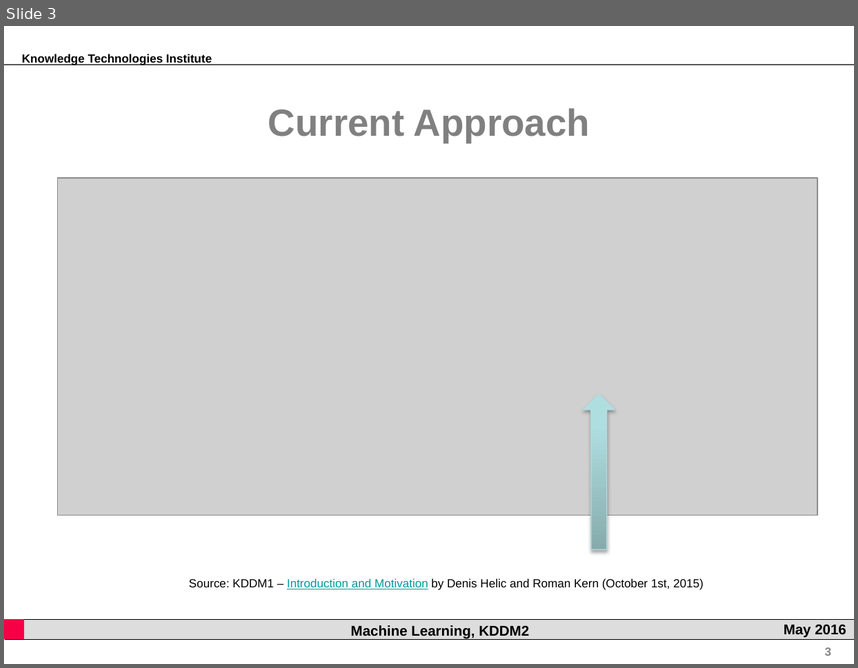
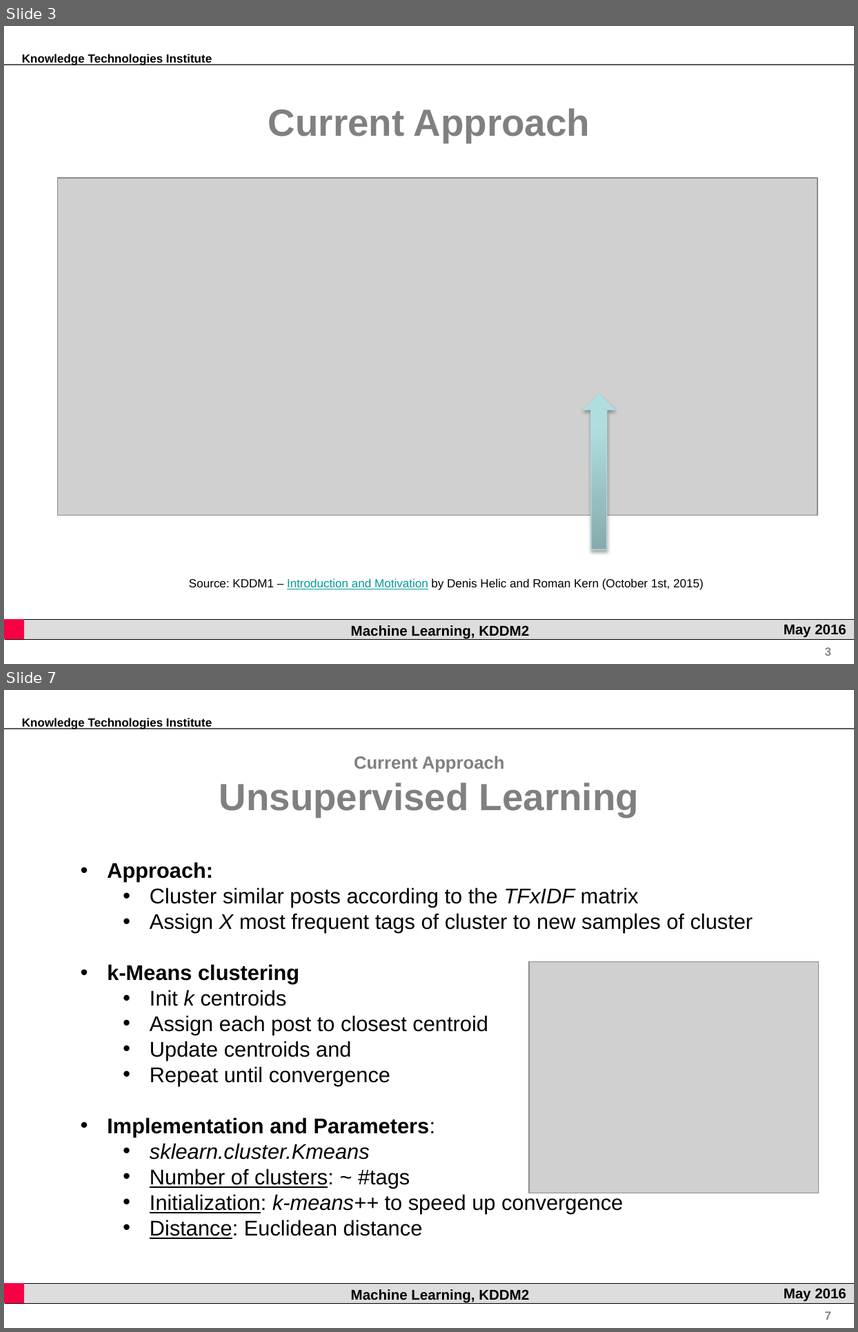
Before and after one commit to rsamer/MLSE, a slide deck: presentation/interim/Presentation.pptx. Shown one above the other, each under a label of ours: slide 3 before the commit, slides 3 and 7 after it; the slides between them are not shown. The pictures are 858x668 and 858x1332 pixels, drawn with LibreOffice and Linux fonts; fonts in the diff are those of the drawing; grey boxes stand for pictures; background and template pictures are left out. Boxes give left, top, right and bottom in pixels: in the first picture for what was removed or moved away, otherwise in the second. Text is boxed around its words. In the diff, an @@ line names an element or a change of style, - is before the commit and + after.

```diff
--- a/presentation/interim/Presentation.pptx
+++ b/presentation/interim/Presentation.pptx
@@ slide 7 added at [4,690,854,1328], background #FFFFFF; not listed: 7 template elements that a slide beside it also shows @@
@@ text added at [219,756,639,817], 32 pt, text #808080, bold @@
+Current Approach
+Unsupervised Learning
@@ text added at [107,862,753,1239], 18 pt, text #000000 @@
+• Approach:
+  • Cluster similar posts according to the TFxIDF matrix
+  • Assign X most frequent tags of cluster to new samples of cluster
+• k-Means clustering
+  • Init k centroids
+  • Assign each post to closest centroid
+  • Update centroids and
+  • Repeat until convergence
+• Implementation and Parameters:
+  • sklearn.cluster.Kmeans
+  • Number of clusters: ~ #tags
+  • Initialization: k-means++ to speed up convergence
+  • Distance: Euclidean distance
@@ picture added at [529,962,819,1193] @@
```
Also in this commit, not shown: 4 slides changed, 5 other slides added, 7 slides removed.
